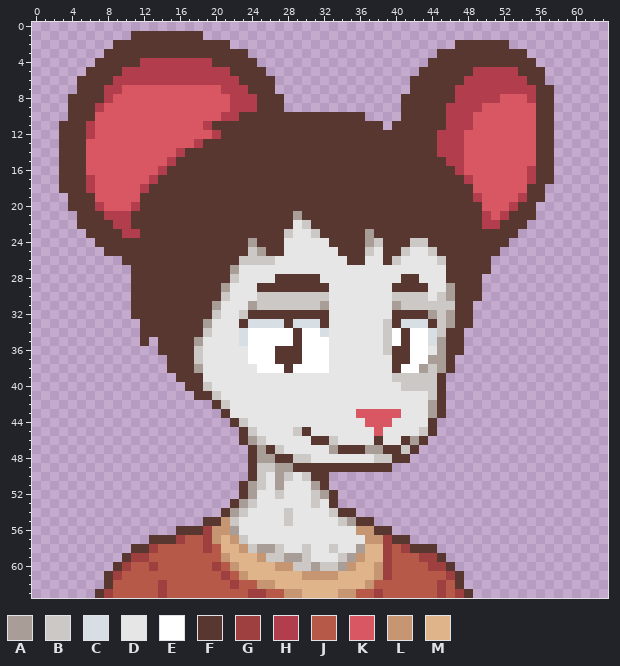
Two states of a pixel-art sprite, p_mouse_default.png. Above: the version before the commit.
The file is 64x64 pixels.
Palette (. is transparent): A #a89d97  B #ccc8c5  C #d7dfe5  D #e6e6e6  E #ffffff  F #593731  G #9e403f  H #b23e4d  J #b75949  K #d95763  L #c69571  M #e0b48a
Pixels before (only the part around the change), first column x 0:
 0 ...............................................................
 1 ...........FFFFFFFF............................................
 2 .........FFFFFFFFFFFFF.........................FFFFFF..........
 3 ........FFFFFFFFFFFFFFFF.....................FFFFFFFFFF........
 4 .......FFFFFHHHHHHHHFFFFF...................FFFFFFFFFFFF.......
 5 ......FFFFHHHHHHHHHHHHFFFF.................FFFFFFHHHHHFFF......
 6 .....FFFFHHHHHHHHHHHHHHFFFF...............FFFFFFHHHHHHHFF......
 7 .....FFFHHKKKKKKKKKKKHHHFFF...............FFFFFHHHHHHHHHFF.....
 8 ....FFFFHKKKKKKKKKKKKKHHHFFF.............FFFFFFHHHHHKKKHFF.....
 9 ....FFFHKKKKKKKKKKKKKKHHHFFF.............FFFFFHHHHKKKKKKFF.....
10 ....FFFKKKKKKKKKKKKKKHHFFFFFFFFFFFFFF....FFFFFHHHKKKKKKKFF.....
11 ...FFFHKKKKKKKKKKKKHFFFFFFFFFFFFFFFFFFF.FFFFFFHHHKKKKKKKFF.....
12 ...FFFHKKKKKKKKKKKKKHFFFFFFFFFFFFFFFFFFFFFFFFHHHKKKKKKKKFF.....
13 ...FFFKKKKKKKKKKKKHFFFFFFFFFFFFFFFFFFFFFFFFFFHHHKKKKKKKKFF.....
14 ...FFFKKKKKKKKKKHFFFFFFFFFFFFFFFFFFFFFFFFFFFFHHHKKKKKKKKFF.....
15 ...FFFKKKKKKKKKHFFFFFFFFFFFFFFFFFFFFFFFFFFFFFFHHKKKKKKKKFF.....
16 ...FFFKKKKKKKKHFFFFFFFFFFFFFFFFFFFFFFFFFFFFFFFFHKKKKKKKHFF.....
17 ...FFFHKKKKKKHFFFFFFFFFFFFFFFFFFFFFFFFFFFFFFFFFFHKKKKKKHFF.....
18 ...FFFHKKKKKHFFFFFFFFFFFFFFFFFFFFFFFFFFFFFFFFFFFFKKKKKKFF......
19 ....FFFKKKKKFFFFFFFFFFFFFFFFFFFFFFFFFFFFFFFFFFFFFHKKKKHFF......
20 ....FFFHKKKHFFFFFFFFFFFFFFFFFFFFFFFFFFFFFFFFFFFFFFKKKHFF.......
21 .....FFFHHHFFFFFFFFFFFFFFFFFFAFFFFFFFFFFFFFFFFFFFFHKHFFF.......
22 .....FFFFHHFFFFFFFFFFFFFFFFFFDBFFFFFFFFFFFFFFFFFFFHHFFF........
23 ......FFFFHHFFFFFFFFFFFFFFFFBDDBFFFFFAFFFFFFFFFFFFFFFF.........
24 .......FFFFFFFFFFFFFFFFFAFFFDDDDDFFFFABFFFBBFFFFFFFFF..........
25 ........FFFFFFFFFFFFFFFFBAFFDDDDDDFFFBDFFBDDBFFFFFFF...........
26 ..........FFFFFFFFFFFFFBBBBDDDDDDDDFFDDFBDDDDBFFFFF............
27 ...........FFFFFFFFFFFADDDDDDDDDDDDDDDDDDDDDDDFFFFF............
28 ...........FFFFFFFFFFFBDDDDFFFFFDDDDDDDDDFFDDDFFFF.............
29 ...........FFFFFFFFFFADDDFFFFFFFFDDDDDDDFFFFDDAFFF.............
30 ...........FFFFFFFFFFBDDDBBBBBBBBDDDDDDDBBBBDBAFFF.............
31 ...........FFFFFFFFFADDDABBBBBBBADDDDDDDABBBBBBFF..............
32 ...........FFFFFFFFFBDDBFFFFFFFFFDDDDDDDFFFFABAFF..............
33 ............FFFFFFFADDDFCCCCFCCCFDDDDDDBFCCCFBAFF..............
34 ............FFFFFFFBDDDCEEEEEFEECDDDDDDBEFEECBFF...............
35 ............F.FFFFADDDDCEEEEEFEEEDDDDDDBEFEECAFF...............
36 ..............FFFFBDDDDDEEEFFFEEEDDDDDDBFFEEDAFF...............
37 ...............FFFBDDDDDEEEFFFEEEDDDDDDDFFEEAAF................
38 ...............FFFADDDDDDEEEFEEEEDDDDDDDFEEABAF................
39 ................FFFDDDDDDDDDDDDDDDDDDDDDBBBBBF.................
40 .................FFBDDDDDDDDDDDDDDDDDDDDDBBBBF.................
41 ..................FFBDDDDDDDDDDDDDDDDDDDDDDDBF.................
42 ....................FBDDDDDDDDDDDDDDDDDDDDDDAF.................
43 .....................FDDDDDDDDDDDDDDKKKKKDDDAF.................
44 ......................FBDDDDDDDDDDDDDKKKDDDDF..................
45 .......................FBDDDDBFDDDDDDDKDDDDBF..................
46 .......................FABDDDDDFFBDDDDFDDFAF...................
47 ........................FAFBDDDDDAFFFAAFFBF....................
48 ........................FAAFFBBDDDDDDDBBFF.....................
49 ........................FBBAAFFFFFFFFFFF.......................
50 ........................FBDABDBFF..............................
51 .......................FABDADDDAF..............................
52 .......................FADDBDDDBAF.............................
53 ......................FABDDDDDDBDF.............................
54 .....................FABDDDDBDDDDBFF...........................
55 ...................FFLBDDDDDBDDDDDBAFF.........................
56 ................FFFGLLADDDDDDDDDDDDDLLFF.......................
57 .............FFFGJJGLMLBDDDDDDDDDDDDDLLGFF.....................
58 ...........FFGJJJJJGJMMLBAABDDBDDBDDAMMGJGFFF..................
59 ..........FGGJJJJJJJJLMMMLBBAABDDDBALMMGJJJGGF.................
60 .........FGJJGJJJJJJGJLMMMMLLBBABBALMMLGJJJJGGF................
61 ........FGJJJJJJJJJJJGJLMMMMMMLLLLMMMMLGJJJJJJGF...............
62 ........FJJJJJGJJJJJJJGJJLLMMMMMMMMMMLJJJJJJJGJF...............
63 .......FGJJJJJGJJJJJJJJJGGJJLLMMMMLLJJGJJJJJJGJGF..............
The same view after the edit:
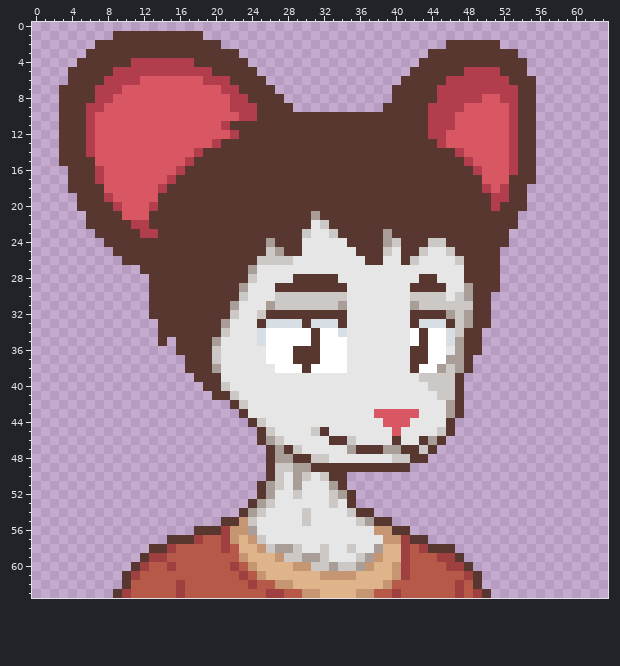
The exact change:
y 1: x 9..10 .. -> FF
y 2: x 7..8 .. -> FF; x 21 F -> .; x 46 . -> F; x 52 F -> .
y 3: x 6..7 .. -> FF; x 23 F -> .; x 44 . -> F; x 54 F -> .
y 4: x 5..6 .. -> FF; x 11 F -> H; x 18..19 HH -> FF; x 24 F -> .; x 43 . -> F; x 55 F -> .
y 5: x 4..5 .. -> FF; x 9 F -> H; x 20..21 HH -> FF; x 25 F -> .; x 42 . -> F; x 48 F -> H; x 52..53 HH -> FF; x 55..56 FF -> ..
y 6: x 4 . -> F; x 8 F -> H; x 12..18 HHHHHHH -> KKKKKKK; x 22 H -> F; x 26 F -> .; x 41 . -> F; x 46..47 FF -> HH; x 53..54 HH -> FF; x 56 F -> .
y 7: x 3..4 .. -> FF; x 7 F -> H; x 23 H -> F; x 40..41 .. -> FF; x 45..46 FF -> HH; x 54..57 HHFF -> FF..
y 8: x 3 . -> F; x 7 F -> H; x 24 H -> F; x 40 . -> F; x 45..46 FF -> HH; x 50..57 HHKKKHFF -> KKHHFF..
y 9: x 3 . -> F; x 6 F -> H; x 28 . -> F; x 39..40 .. -> FF; x 44..45 FF -> HH; x 48..49 HH -> KK; x 53..57 KKKFF -> HFF..
y 10: x 3 . -> F; x 6 F -> H; x 21..24 HHFF -> KKHH; x 37..40 .... -> FFFF; x 44..45 FF -> HH; x 47..48 HH -> KK; x 53..57 KKKFF -> HFF..
y 11: x 19..21 HFF -> KKH; x 39 . -> F; x 44..45 FF -> HH; x 47..48 HH -> KK; x 53..57 KKKFF -> HFF..
y 12: x 20..22 HFF -> KKH; x 44 F -> H; x 46..47 HH -> KK; x 53..57 KKKFF -> HFF..
y 13: x 6 K -> H; x 18..20 HFF -> KKH; x 46..47 HH -> KK; x 53..57 KKKFF -> HFF..
y 14: x 6 K -> H; x 16..18 HFF -> KKH; x 45..46 HH -> FF; x 53..57 KKKFF -> HFF..
y 15: x 6 K -> F; x 15..17 HFF -> KKH; x 46..48 HHK -> FFH; x 53..57 KKKFF -> HFF..
y 16: x 3 F -> .; x 6..7 KK -> FH; x 14..16 HFF -> KKH; x 47..49 HKK -> FFH; x 53..57 KKHFF -> HFF..
y 17: x 3 F -> .; x 6..7 HK -> FH; x 13..15 HFF -> KKH; x 48..49 HK -> FF; x 53..57 KKHFF -> FFF..
y 18: x 3 F -> .; x 6..7 HK -> FF; x 12..14 HFF -> KKH; x 49..50 KK -> FH; x 52..56 KKKFF -> HFF..
y 19: x 4 F -> .; x 7..8 KK -> FH; x 12..13 FF -> KK; x 49..56 HKKKKHFF -> FFHHFF..
y 20: x 4 F -> .; x 7..9 HKK -> FFH; x 11..13 HFF -> KKH; x 50..53 KKKH -> FHFF; x 55 F -> .
y 21: x 5 F -> .; x 8..12 HHHFF -> FFKKK; x 29 A -> F; x 31 F -> A; x 50..52 HKH -> FFF; x 54..55 FF -> ..
y 22: x 5 F -> .; x 9..12 HHFF -> FFHH; x 29..32 DBFF -> FFDB; x 50..51 HH -> FF; x 54 F -> .
y 23: x 6 F -> .; x 10..13 HHFF -> FFHH; x 28..33 BDDBFF -> FFBDDB; x 37 A -> F; x 39 F -> A; x 53 F -> .
y 24: x 7 F -> .; x 24 A -> F; x 26 F -> A; x 28..29 DD -> FF; x 33..34 FF -> DD; x 37..40 ABFF -> FFAB; x 42..45 BBFF -> FFBB
y 25: x 8 F -> .; x 24..29 BAFFDD -> FFBAFF; x 34..35 FF -> DD; x 37..46 BDFFBDDBFF -> FFBDFFBDDB
y 26: x 23..24 BB -> FF; x 27..28 DD -> BB; x 35..42 FFDDFBDD -> DDFFDDFB; x 45..47 BFF -> DDB; x 51 . -> F
y 27: x 11 F -> .; x 22..24 ADD -> FFA; x 46..47 FF -> DD; x 51 . -> F
y 28: x 11..12 FF -> ..; x 22..24 BDD -> FFB; x 27..28 FF -> DD; x 32..33 DD -> FF; x 41..44 FFDD -> DDFF; x 46..47 FF -> DD; x 50..51 .. -> FF
y 29: x 11..12 FF -> ..; x 21..23 ADD -> FFA; x 25..26 FF -> DD; x 33..34 DD -> FF; x 40..41 FF -> DD; x 44..48 DDAFF -> FFDDA; x 50..51 .. -> FF
y 30: x 11..12 FF -> ..; x 21..23 BDD -> FFB; x 25..26 BB -> DD; x 33..34 DD -> BB; x 40..41 BB -> DD; x 44 D -> B; x 46..48 AFF -> DBA; x 50 . -> F
y 31: x 11..12 FF -> ..; x 20..22 ADD -> FFA; x 24..26 ABB -> DDA; x 32..34 ADD -> BBA; x 40..42 ABB -> DDA; x 47..50 FF.. -> BBFF
y 32: x 11..12 FF -> ..; x 20..25 BDDBFF -> FFBDDB; x 33..34 DD -> FF; x 40..41 FF -> DD; x 44..45 AB -> FF; x 47..50 FF.. -> BAFF
y 33: x 12..13 FF -> ..; x 19..21 ADD -> FFA; x 23..25 FCC -> DDF; x 28 F -> C; x 30 C -> F; x 32..34 FDD -> CCF; x 39..42 BFCC -> DDDF; x 44..50 FBAFF.. -> CCFBAFF
y 34: x 12..13 FF -> ..; x 19..21 BDD -> FFB; x 23..25 CEE -> DDC; x 29 F -> E; x 31..34 ECDD -> FEEC; x 39..41 BEF -> DDD; x 43..49 ECBFF.. -> FEECBFF
y 35: x 12 F -> .; x 15 F -> .; x 18..20 ADD -> FFA; x 23..25 CEE -> DDC; x 29 F -> E; x 31 E -> F; x 33..34 DD -> EE; x 39..41 BEF -> DDD; x 43..49 ECAFF.. -> FEECAFF
y 36: x 14..15 FF -> ..; x 18..20 BDD -> FFB; x 24..25 EE -> DD; x 27..28 FF -> EE; x 30..31 EE -> FF; x 33..34 DD -> EE; x 39..49 BFFEEDAFF.. -> DDDFFEEDAFF
y 37: x 15..16 FF -> ..; x 18..20 BDD -> FFB; x 24..25 EE -> DD; x 27..28 FF -> EE; x 30..31 EE -> FF; x 33..34 DD -> EE; x 40..48 FFEEAAF.. -> DDFFEEAAF
y 38: x 15..16 FF -> ..; x 18..20 ADD -> FFA; x 25..26 EE -> DD; x 28 F -> E; x 30 E -> F; x 33..34 DD -> EE; x 40..44 FEEAB -> DDFEE; x 46..48 F.. -> BAF
y 39: x 16..17 FF -> ..; x 19..20 DD -> FF; x 40..42 BBB -> DDD; x 45..47 F.. -> BBF
y 40: x 17..21 FFBDD -> ..FFB; x 41..43 BBB -> DDD; x 45..47 F.. -> BBF
y 41: x 18..22 FFBDD -> ..FFB; x 44..47 BF.. -> DBBF
y 42: x 20..23 FBDD -> ..FB; x 44..47 AF.. -> DDAF
y 43: x 21..23 FDD -> ..F; x 36..37 KK -> DD; x 41..42 DD -> KK; x 44..47 AF.. -> DDAF
y 44: x 22..25 FBDD -> ..FB; x 37..38 KK -> DD; x 40..41 DD -> KK; x 44..46 F.. -> DDF
y 45: x 23..26 FBDD -> ..FB; x 29..32 BFDD -> DDBF; x 38 K -> D; x 40 D -> K; x 43..46 BF.. -> DDBF
y 46: x 23..27 FABDD -> ..FAB; x 31..35 FFBDD -> DDFFB; x 38 F -> D; x 40..42 DFA -> FDD; x 44..45 .. -> AF
y 47: x 24..25 FA -> ..; x 27..29 BDD -> AFB; x 33..35 AFF -> DDA; x 37..41 AAFFB -> FFAAF; x 43..44 .. -> BF
y 48: x 24..32 FAAFFBBDD -> ..FAAFFBB; x 38..43 BBFF.. -> DDBBFF
y 49: x 24..30 FBBAAFF -> ..FBBAA; x 40..41 .. -> FF
y 50: x 24..29 FBDABD -> ..FBDA; x 31..34 FF.. -> DBFF
y 51: x 23..27 FABDA -> ..FAB; x 29 D -> A; x 31..34 AF.. -> DDAF
y 52: x 23..27 FADDB -> ..FAD; x 29 D -> B; x 31..35 BAF.. -> DDBAF
y 53: x 22..26 FABDD -> ..FAB; x 31 B -> D; x 33..35 F.. -> BDF
y 54: x 21..25 FABDD -> ..FAB; x 28 B -> D; x 30 D -> B; x 33..37 BFF.. -> DDBFF
y 55: x 19..24 FFLBDD -> ..FFLB; x 28 B -> D; x 30 D -> B; x 34..39 BAFF.. -> DDBAFF
y 56: x 16..17 FF -> ..; x 19..24 GLLADD -> FFGLLA; x 36..41 LLFF.. -> DDLLFF
y 57: x 13..14 FF -> ..; x 16..21 GJJGLM -> FFGJJG; x 23..25 BDD -> MLB; x 37..43 LLGFF.. -> DDLLGFF
y 58: x 11..15 FFGJJ -> ..FFG; x 19 G -> J; x 21..30 MMLBAABDDB -> GJMMLBAABD; x 32..33 DB -> BD; x 35..40 DAMMGJ -> BDDAMM; x 42..43 FF -> JG; x 45..46 .. -> FF
y 59: x 10..14 FGGJJ -> ..FGG; x 21..23 LMM -> JJL; x 25..32 LBBAABDD -> MMLBBAAB; x 34..41 BALMMGJJ -> DDBALMMG; x 43..47 GGF.. -> JJGGF
y 60: x 9..13 FGJJG -> ..FGJ; x 15 J -> G; x 20 G -> J; x 22..24 LMM -> GJL; x 27..31 LLBBA -> MMLLB; x 33..41 BALMMLGJJ -> ABBALMMLG; x 44..48 GGF.. -> JJGGF
y 61: x 8..11 FGJJ -> ..FG; x 21 G -> J; x 23..25 LMM -> GJL; x 30..31 LL -> MM; x 34..35 MM -> LL; x 38..41 LGJJ -> MMLG; x 46..49 GF.. -> JJGF
y 62: x 8..10 FJJ -> ..F; x 14 G -> J; x 16 J -> G; x 22 G -> J; x 24..28 JLLMM -> GJJLL; x 37..39 LJJ -> MML; x 45 G -> J; x 47..49 F.. -> GJF
y 63: x 7..10 FGJJ -> ..FG; x 14 G -> J; x 16 J -> G; x 24..31 GGJJLLMM -> JJGGJJLL; x 34..38 LLJJG -> MMLLJ; x 40 J -> G; x 45 G -> J; x 48..50 F.. -> JGF
Boxes around the changes in both pictures, in picture pixels (x1, y1, x2, y2):
changed: (59, 31, 554, 598)
